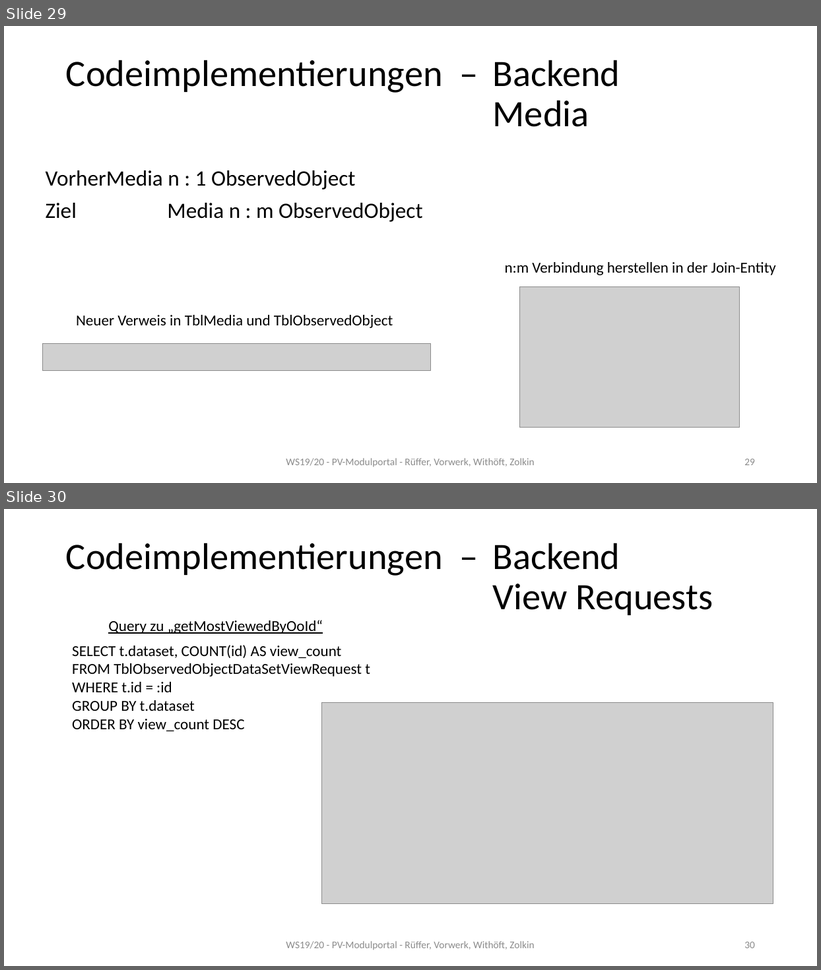
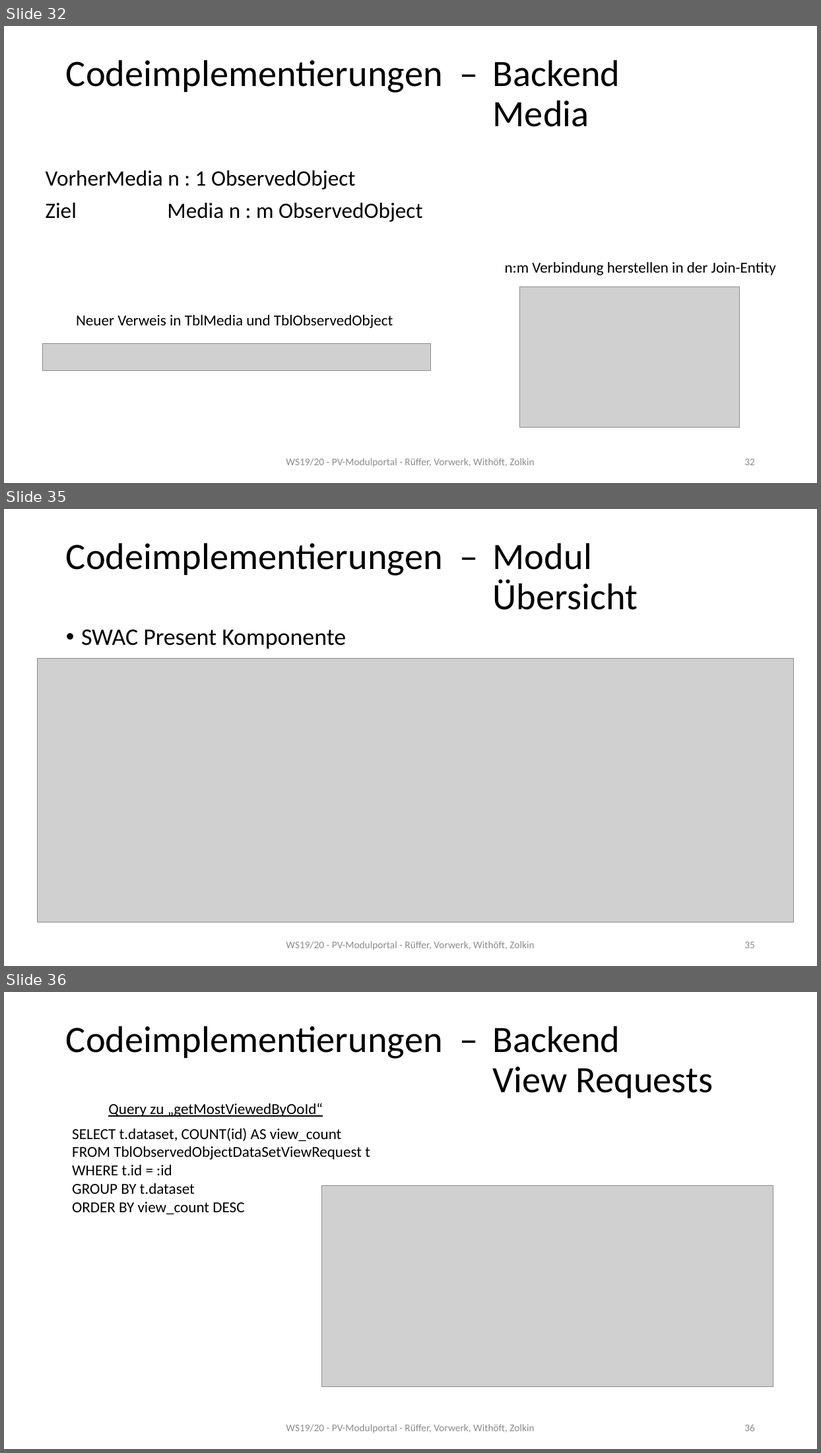
Before and after one commit to mwithoeft/Webengineering, a slide deck: docs/Seminarvortrag.pptx. Shown one above the other, each under a label of ours: slides 29 and 30 before the commit, slides 32, 35 and 36 after it; the slides between them are not shown. The pictures are 821x970 and 821x1453 pixels, drawn with LibreOffice and Linux fonts; fonts in the diff are those of the drawing; grey boxes stand for pictures. Boxes give left, top, right and bottom in pixels: in the first picture for what was removed or moved away, otherwise in the second. Text is boxed around its words. In the diff, an @@ line names an element or a change of style, - is before the commit and + after.

Commit message:
codeimplementierungen zu den kommentaren, kennlinien und zur übersicht

```diff
--- a/docs/Seminarvortrag.pptx
+++ b/docs/Seminarvortrag.pptx
@@ slide 35 added at [4, 509, 817, 966], background #FFFFFF @@
@@ title added at [66, 543, 638, 610], 44 pt, text #000000 @@
+Codeimplementierungen – Modul
+Übersicht
@@ text added at [81, 629, 346, 649], 28 pt, text #000000 @@
+• SWAC Present Komponente
@@ picture added at [38, 658, 794, 923] @@
@@ text added at [286, 941, 534, 950], 12 pt, text #8C8C8C @@
+WS19/20 - PV-Modulportal - Rüffer, Vorwerk, Withöft, Zolkin
@@ page number added at [745, 942, 755, 949], 12 pt, text #8C8C8C @@
+35
@@ what was slide 29 is now slide 32 @@
@@ page number at [745, 459, 755, 466]: text changed @@
-29
+32
@@ what was slide 30 is now slide 36 @@
@@ page number at [745, 1424, 755, 1432]: text changed @@
-30
+36
```
Also in this commit, not shown: 5 other slides added.
